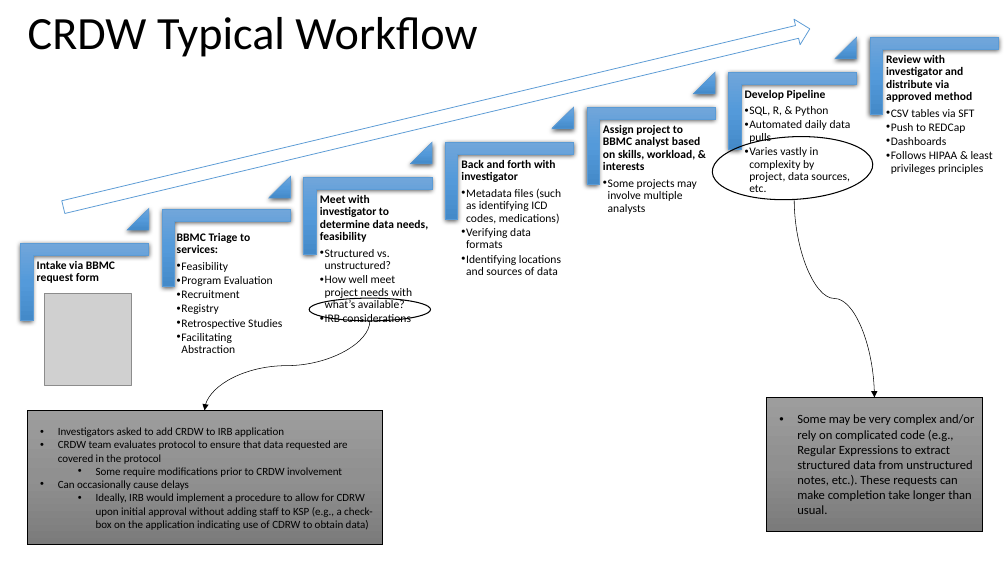
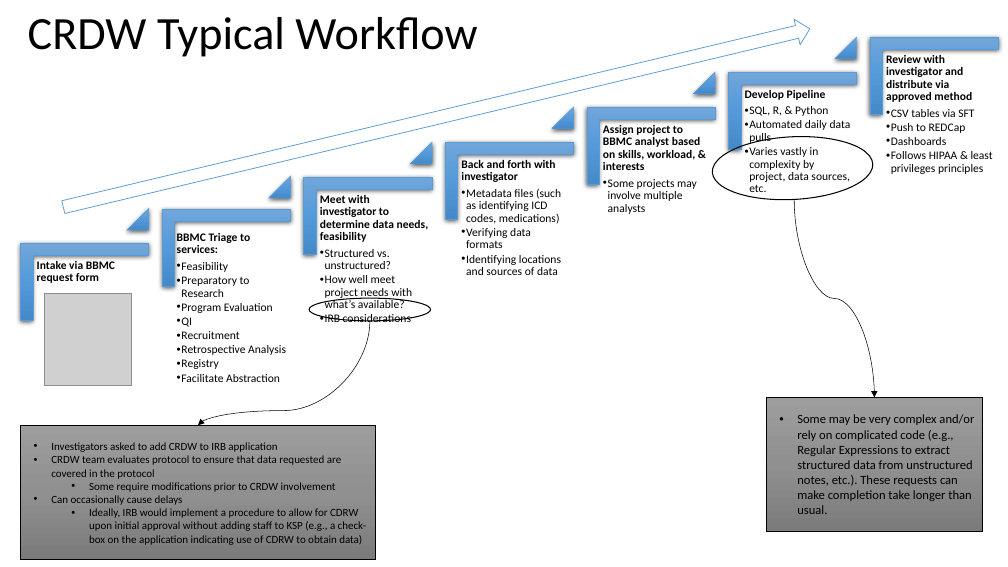
Before and after one commit to OuhscBbmc/prairie-outpost-public, a slide deck: slide 32 of publications/presentation-2021-02-aac/crdw-2021-02.pptx (slide 18 before the commit). Drawn at 1008x567 pixels with LibreOffice and Linux fonts; fonts in the diff are those of the drawing; grey boxes stand for pictures; background and template pictures are left out. Boxes give left, top, right and bottom in pixels: in the first picture for what was removed or moved away, otherwise in the second. Text is boxed around its words. In the diff, an @@ line names an element or a change of style, - is before the commit and + after.

```diff
--- a/publications/presentation-2021-02-aac/crdw-2021-02.pptx
+++ b/publications/presentation-2021-02-aac/crdw-2021-02.pptx
@@ text at <box>177,276,250,297</box>: paragraph added @@
+  •• Preparatory to Research
@@ text at <box>177,317,192,327</box>: paragraph added @@
+  •• QI
@@ curved arrow moved from (370, 321) - (205, 411) to (370, 321) - (198, 426) @@
@@ text at <box>177,345,286,355</box>: paragraph added @@
+  •• Retrospective Analysis
@@ text at <box>177,374,280,382</box>: text changed @@
-  •• Retrospective Studies
-  •• Facilitating Abstraction
+  •• Facilitate Abstraction
@@ rectangle "Investigators asked to add CRDW ...": place and size @@
-rectangle "Investigators asked to add CRDW ..." at <box>26,411,382,545</box>
+rectangle "Investigators asked to add CRDW ..." at <box>20,426,376,560</box>
```
Also in this commit, not shown: 7 other slides changed, 14 slides added.
